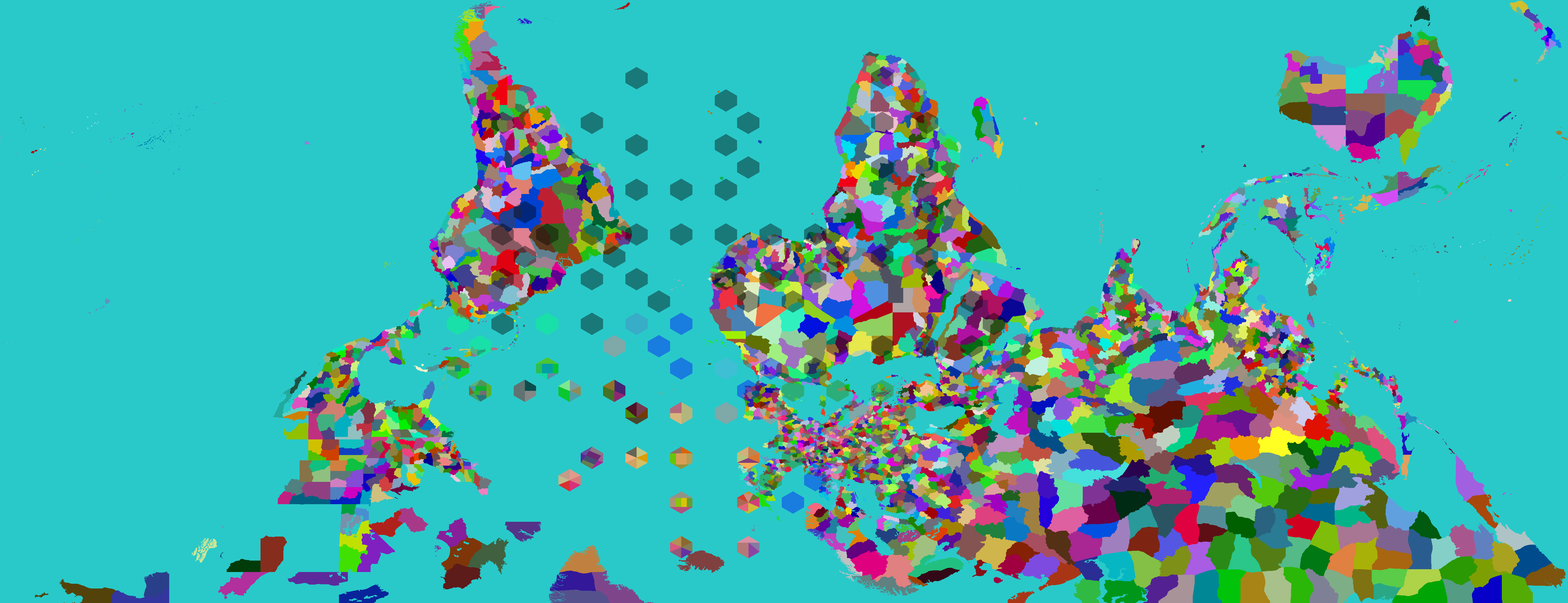
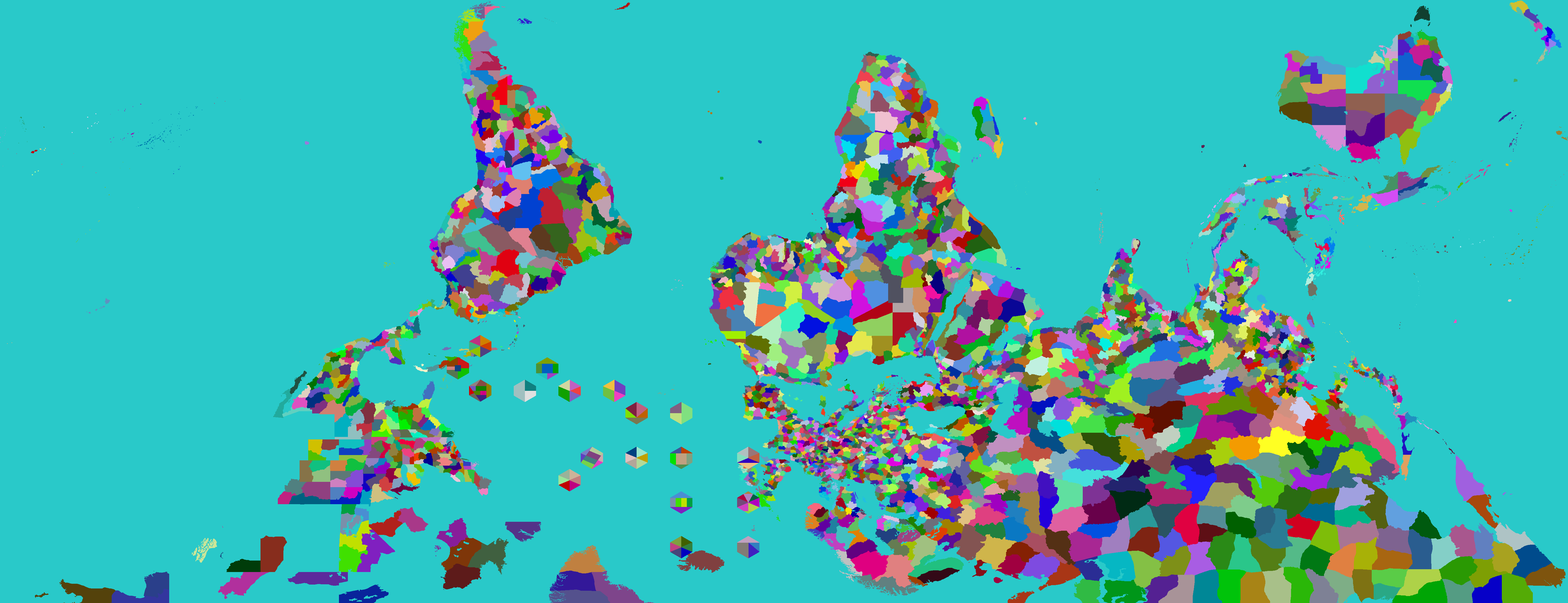
The second 1568px x 603px image is a revision of the first. Changes to its layers:
hid "Test" over (446, 67, 1006, 559)
painted on "Provinces" over (283, 335, 492, 461)
